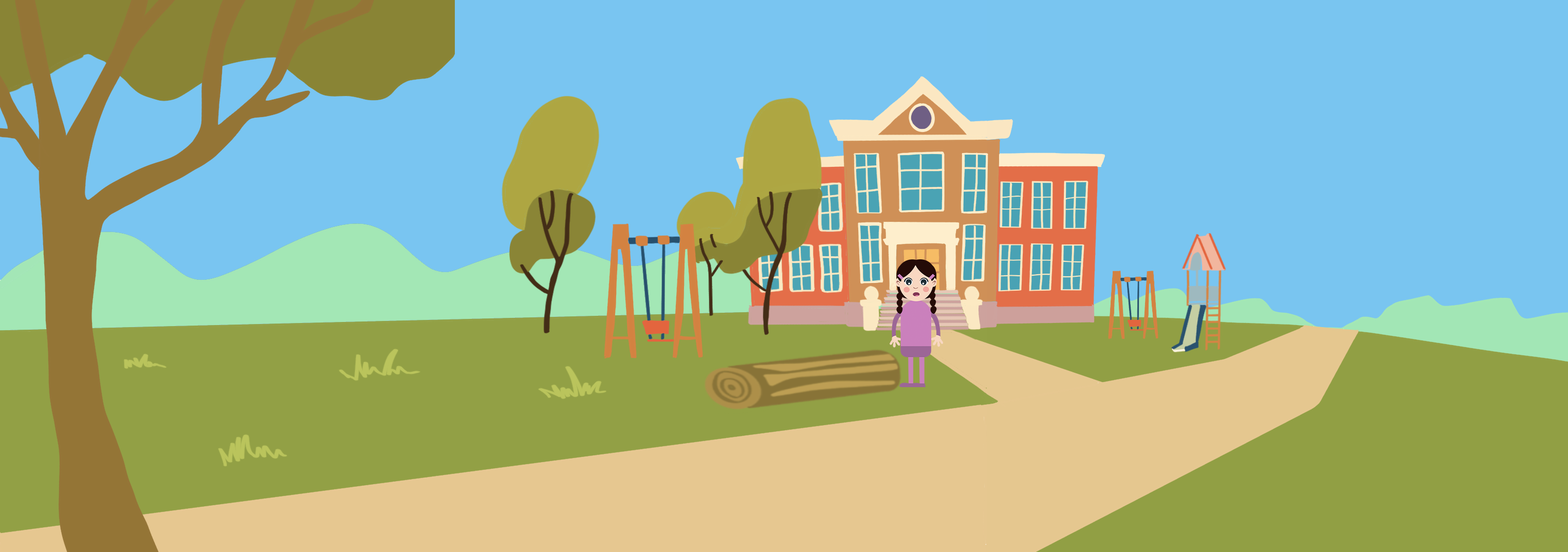
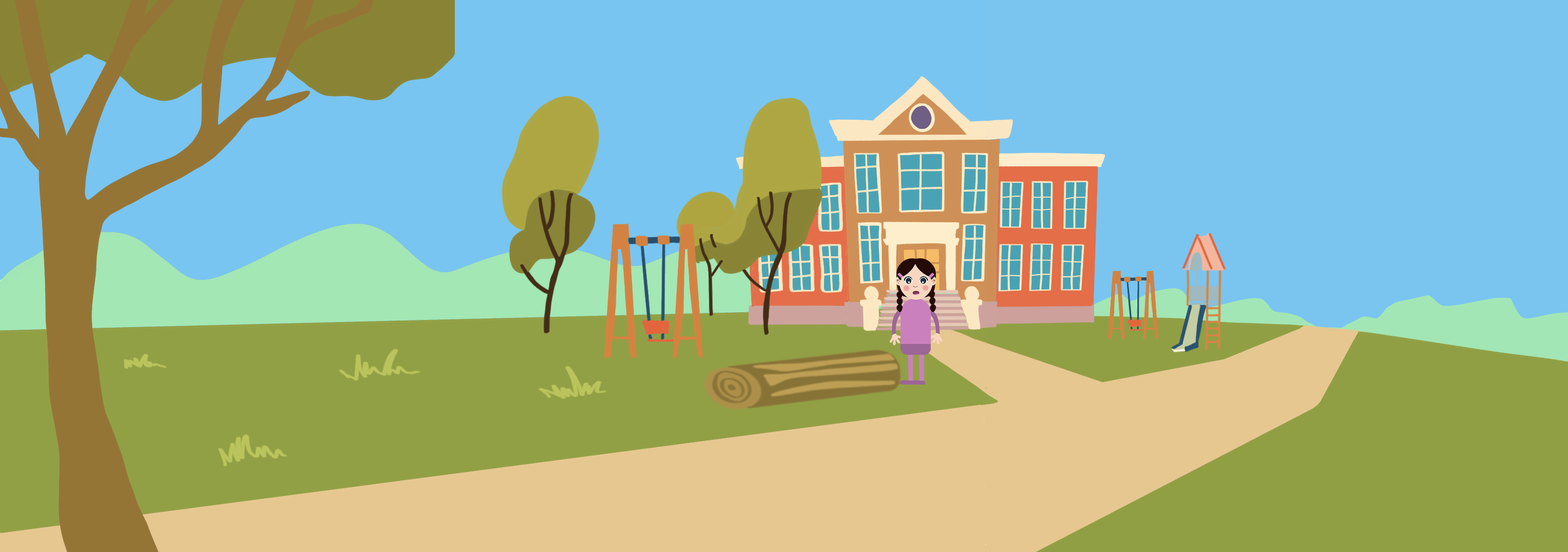
Layer changes from the first 1568×552 image to the second:
painted on "hannah_offen" over (x1=889, y1=258, x2=944, y2=388)
